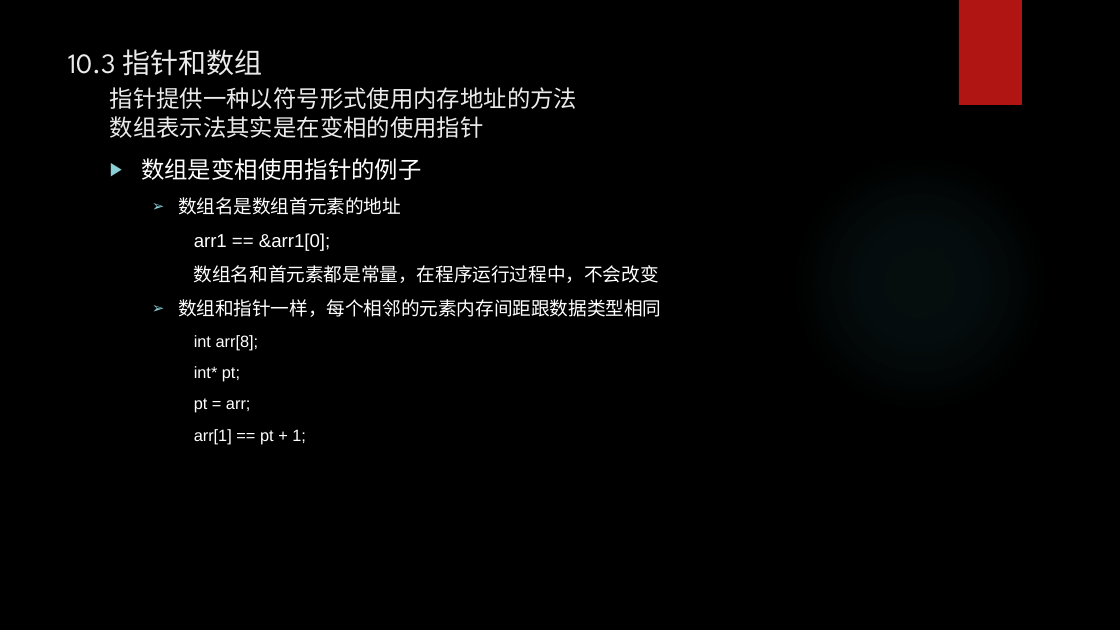
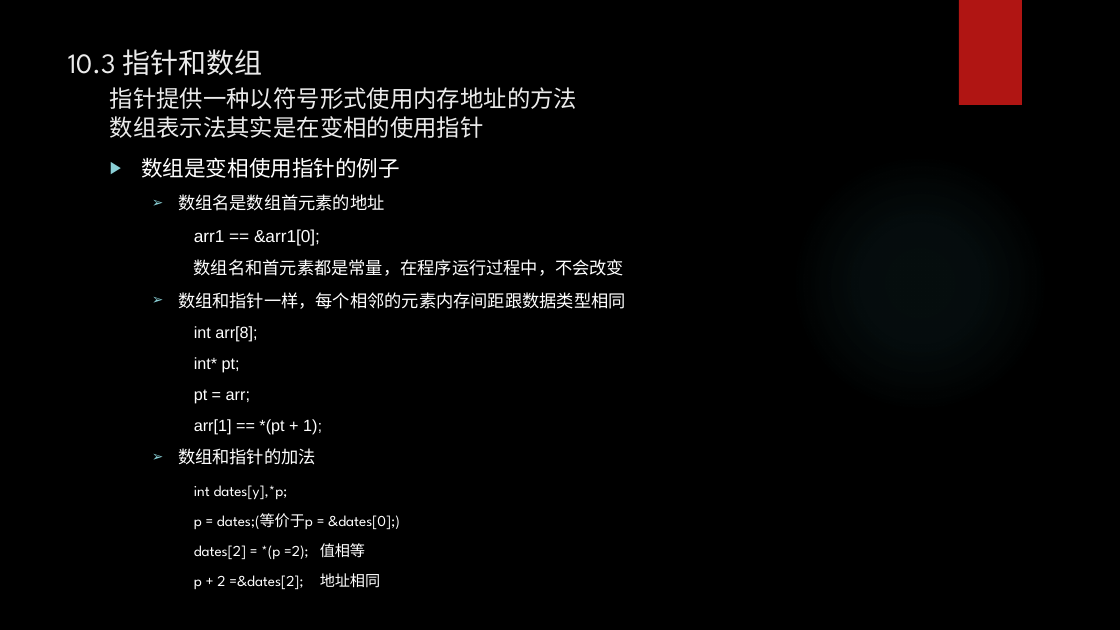
Before and after one commit to tsyin/c_ppt-code, a slide deck: slide 7 of 10数组和指针.pptx. Drawn at 1120x630 pixels with LibreOffice and Linux fonts; fonts in the diff are those of the drawing; background and template pictures are left out. Boxes give left, top, right and bottom in pixels: in the first picture for what was removed or moved away, otherwise in the second. Text is boxed around its words. In the diff, an @@ line names an element or a change of style, - is before the commit and + after.

```diff
--- a/10数组和指针.pptx
+++ b/10数组和指针.pptx
@@ text at box(141, 157, 626, 404): size 20 to 18.5 pt in "数组是变相使用指针的例子"; size 16 to 14.8 pt in "数组名是数组首元素的地址", "arr1 == &arr1[0];", "数组名和首元素都是常量，在程序运行过程中，不会改变", "数组和指针一样，每个相邻的元素内存间距跟数据类型相同"; size 14 to 13.9 pt in "int arr[8];", "int* pt;", "pt = arr;" @@
@@ text at box(178, 419, 400, 589): text changed; size 14 to 12.9 pt; font Arial to League Spartan @@
-    arr[1] == pt + 1;
+    arr[1] == *(pt + 1);
+  ➢ 数组和指针的加法
+  int dates[y],*p;
+  p = dates;(等价于p = &dates[0];)
+  dates[2] = *(p =2); 值相等
+  p + 2 =&dates[2]; 地址相同
```
Also in this commit, not shown: 2 slides added, 2 other files.
